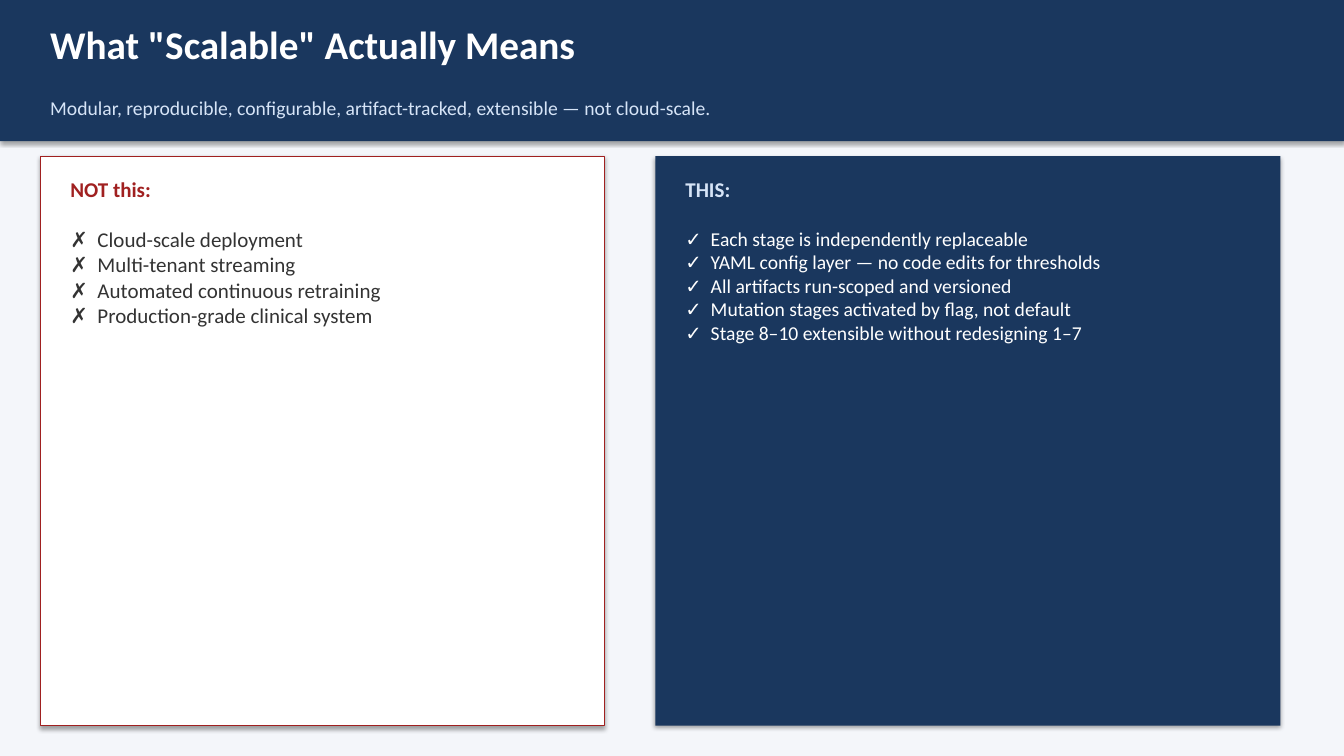
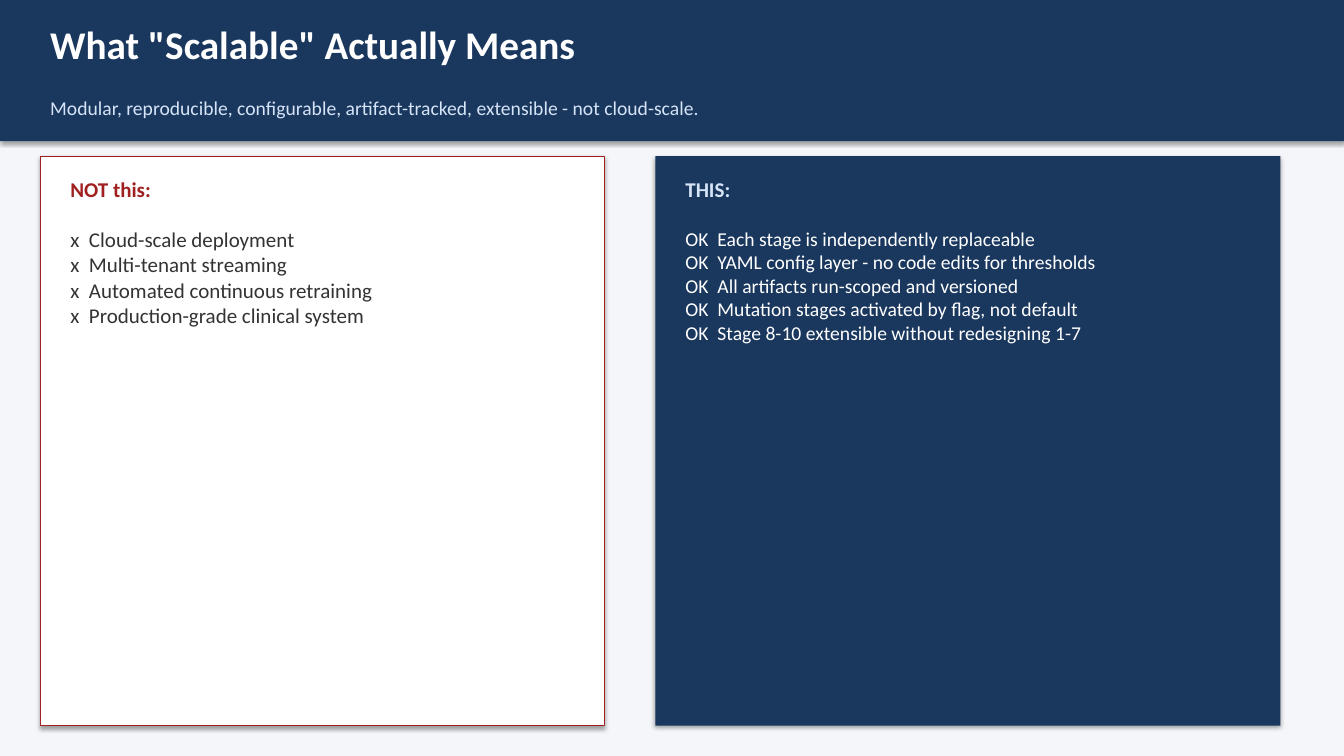
Before and after one commit to ShalinVachheta017/wearable-har-mlops-pipeline, a slide deck: slide 6 of internal/writing/defense_slides.pptx. Drawn at 1344x756 pixels with LibreOffice and Linux fonts; fonts in the diff are those of the drawing. Boxes give left, top, right and bottom in pixels: in the first picture for what was removed or moved away, otherwise in the second. Text is boxed around its words. In the diff, an @@ line names an element or a change of style, - is before the commit and + after.

```diff
--- a/internal/writing/defense_slides.pptx
+++ b/internal/writing/defense_slides.pptx
@@ text at <box>50,101,698,119</box>: text changed @@
-Modular, reproducible, configurable, artifact-tracked, extensible — not cloud-scale.
+Modular, reproducible, configurable, artifact-tracked, extensible - not cloud-scale.
@@ text at <box>70,232,372,327</box>: text changed @@
-✗ Cloud-scale deployment
-✗ Multi-tenant streaming
-✗ Automated continuous retraining
-✗ Production-grade clinical system
+x Cloud-scale deployment
+x Multi-tenant streaming
+x Automated continuous retraining
+x Production-grade clinical system
@@ text at <box>685,232,1095,344</box>: text changed @@
-✓ Each stage is independently replaceable
-✓ YAML config layer — no code edits for thresholds
-✓ All artifacts run-scoped and versioned
-✓ Mutation stages activated by flag, not default
-✓ Stage 8–10 extensible without redesigning 1–7
+OK Each stage is independently replaceable
+OK YAML config layer - no code edits for thresholds
+OK All artifacts run-scoped and versioned
+OK Mutation stages activated by flag, not default
+OK Stage 8-10 extensible without redesigning 1-7
```
Also in this commit, not shown: 16 other slides changed, 2 other files.
